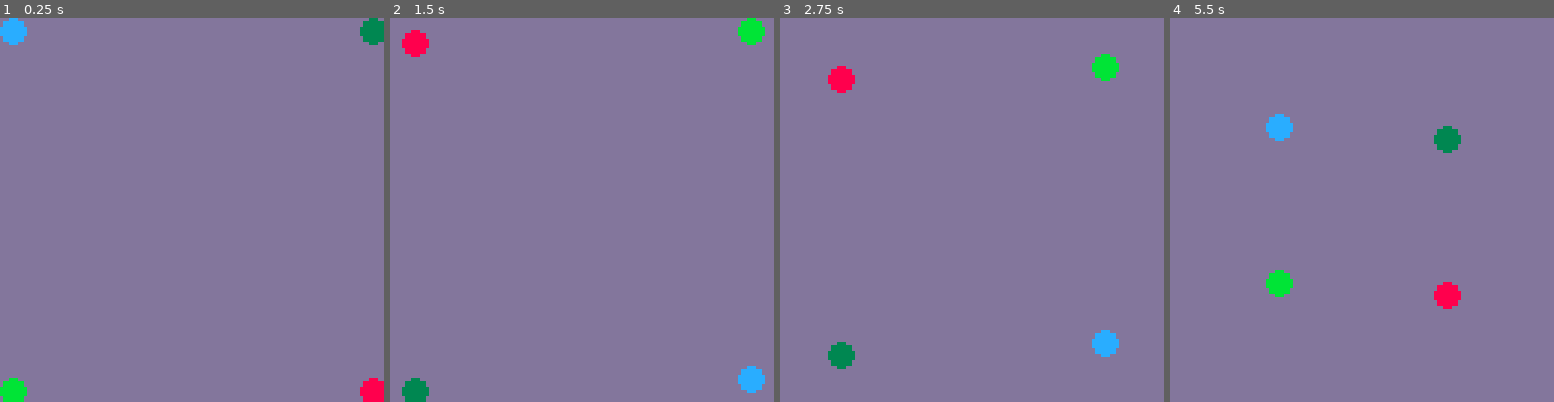
Above: before the commit, frames 1-4 (left to right).
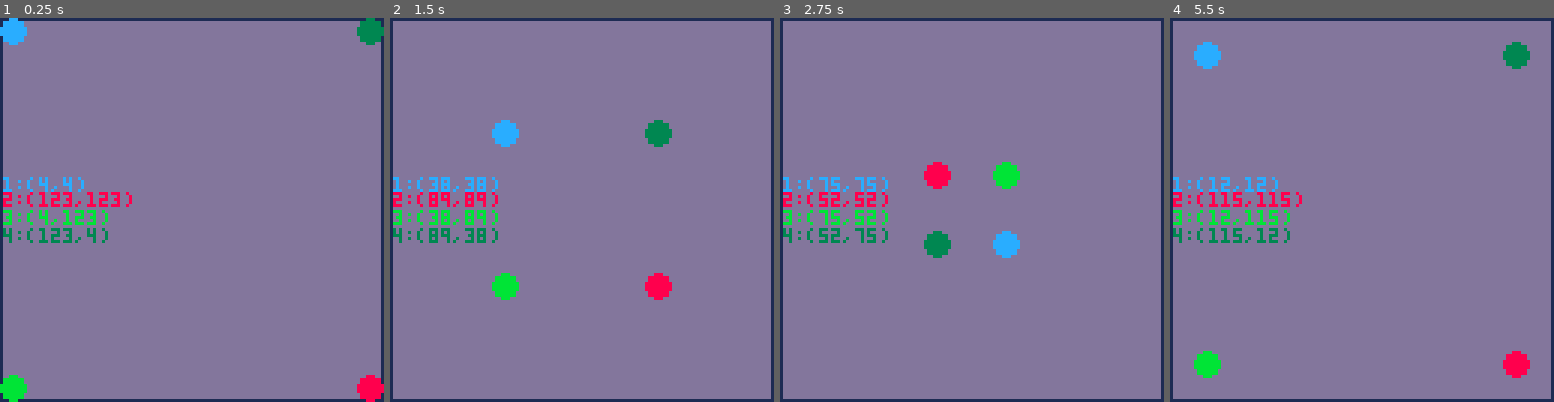
Above: after the commit, the same moments.

Repository: Sonat-Consulting/fagdag-pico8
Game: PICO-8 cartridge planlegging/playground/circlecor.p8
Two runs of this game, one before a commit and one after it. Both use one fixed random seed, a clock stepped at 60 frames per second and the inputs below.
Inputs:
- Up to frame 1 (0.25 s): no input
- Up to frame 2 (1.5 s): tap X (X key) at 0.33, 1.07 s
- Up to frame 3 (2.75 s): tap X (X key) at 1.85 s
- Up to frame 4 (5.5 s): tap X (X key) at 2.97, 4.08, 5.2 s

The runs differ from the first frame. In frame 1, 4.7% of the frame differs, in the area x 0-100%, y 0-100%; in frame 2, 7.7%; in frame 3, 7.6%; in frame 4, 7.8%.

Commit message:
Make cirle positions symetrical

Diff:
--- a/planlegging/playground/circlecor.p8
+++ b/planlegging/playground/circlecor.p8
@@ -5,13 +5,13 @@
 x=4
 y=4
 
-x2 = 124
-y2 = 124
+x2 = 123
+y2 = 123
 
 x3 = 4
-y3 = 124
+y3 = 123
 
-x4 = 124
+x4 = 123
 y4 = 4
 
 cor = nil
@@ -20,7 +20,7 @@
 cor4 = nil
 
 function anim()
-  for i=4,120,4 do
+  for i=4,123,1 do
     x=i
     y=i
     yield()
@@ -28,25 +28,25 @@
 end
 
 function anim2()
-  for i=120,4,-4 do
-    x2=i+4
-    y2=i+4
+  for i=123,4,-1 do
+    x2=i
+    y2=i
     yield()
   end
 end
 
 function anim3()
-  for i=4,120,4 do
+  for i=4,123,1 do
     x3=i
-    y3=120 - i + 4
+    y3=127 - i
     yield()
   end
 end
 
 function anim4()
-  for i=120,4,-4 do
-    x4=i+4
-    y4=120-i +8
+  for i=123,4,-1 do
+    x4=i
+    y4=127-i
     yield()
   end
 end
@@ -85,8 +85,14 @@
 
 function _draw()
   cls(13)
+  rect(0,0,127,127, 1)
   circfill(x, y, 4, 12)
   circfill(x2, y2, 4, 8)
   circfill(x3, y3, 4, 11)
   circfill(x4, y4, 4, 3)
+
+  print("1:("..x..","..y..")", 1, 53, 12)
+  print("2:("..x2..","..y2..")", 1, 58, 8)
+  print("3:("..x3..","..y3..")", 1, 64, 11)
+  print("4:("..x4..","..y4..")", 1, 70, 3)
 end
